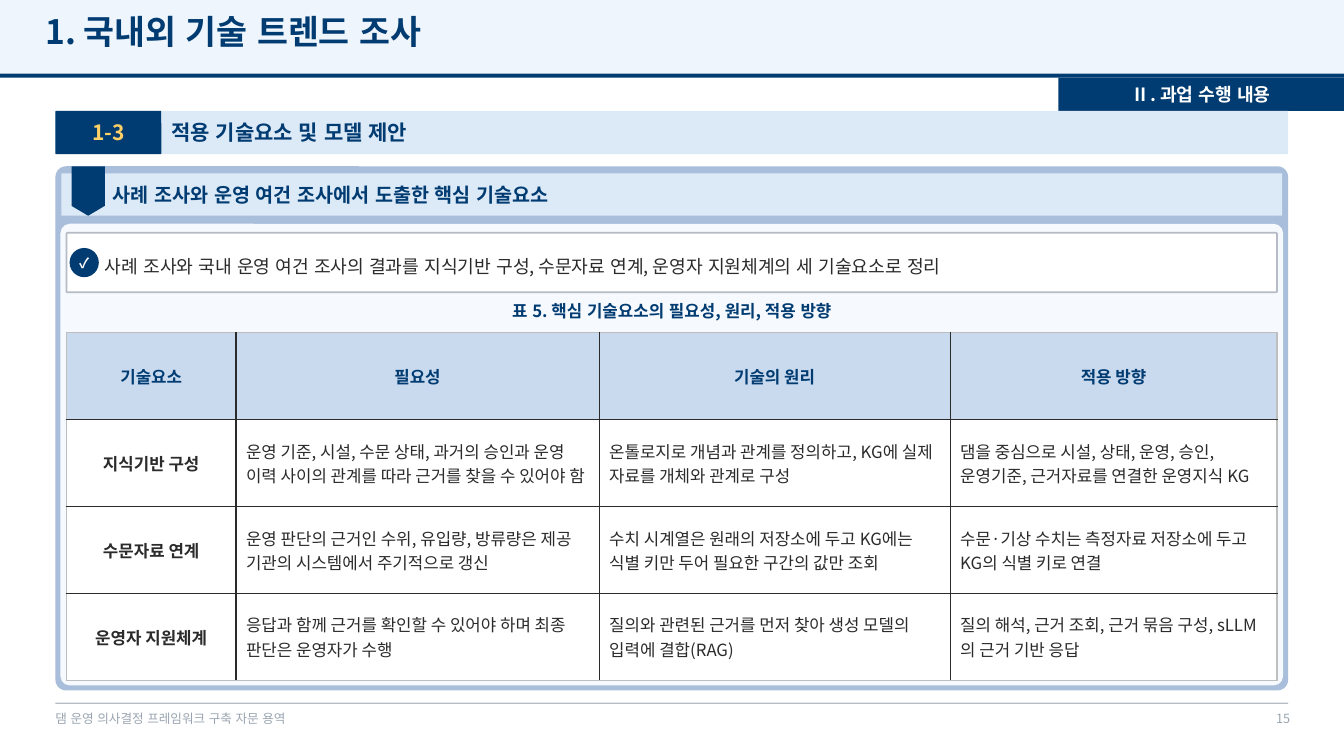
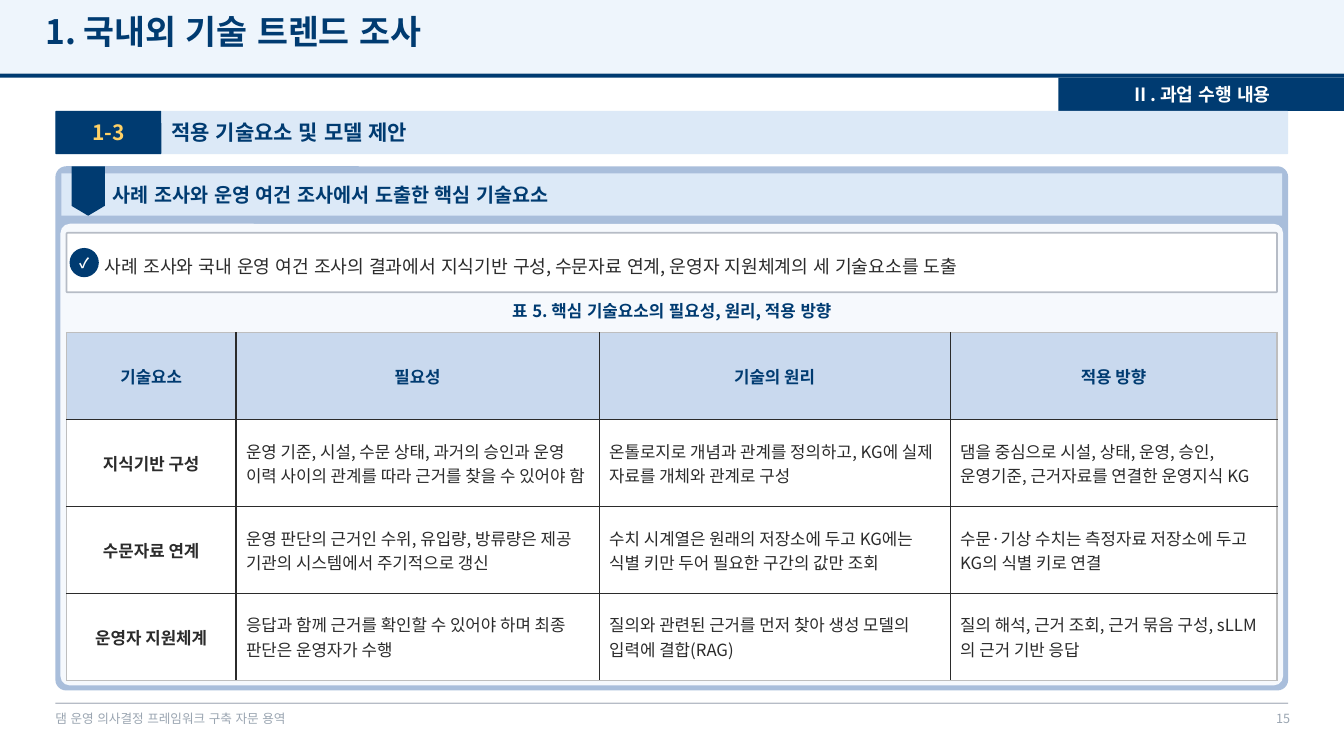
Before and after one commit to mkm1119/KGRAG-LLM, a slide deck: slide 15 of project_khnp/2026.12.09_최종보고회_발표자료_초안.pptx. Drawn at 1344x756 pixels with LibreOffice and Linux fonts; fonts in the diff are those of the drawing; background and template pictures are left out. Boxes give left, top, right and bottom in pixels: in the first picture for what was removed or moved away, otherwise in the second. Text is boxed around its words. In the diff, an @@ line names an element or a change of style, - is before the commit and + after.

```diff
--- a/project_khnp/2026.12.09_최종보고회_발표자료_초안.pptx
+++ b/project_khnp/2026.12.09_최종보고회_발표자료_초안.pptx
@@ text at [105,258,957,277]: text changed @@
-사례 조사와 국내 운영 여건 조사의 결과를 지식기반 구성, 수문자료 연계, 운영자 지원체계의 세 기술요소로 정리
+사례 조사와 국내 운영 여건 조사의 결과에서 지식기반 구성, 수문자료 연계, 운영자 지원체계의 세 기술요소를 도출
```
Also in this commit, not shown: 12 other slides changed, 1 slide added, 2 other files.
